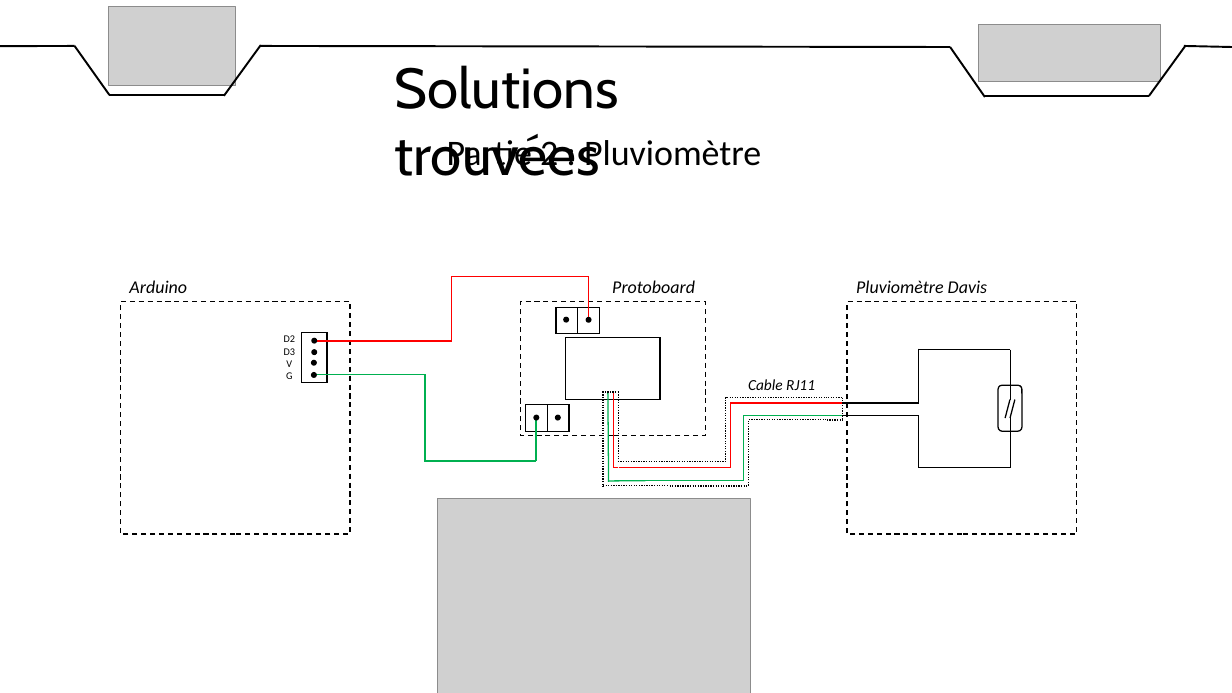
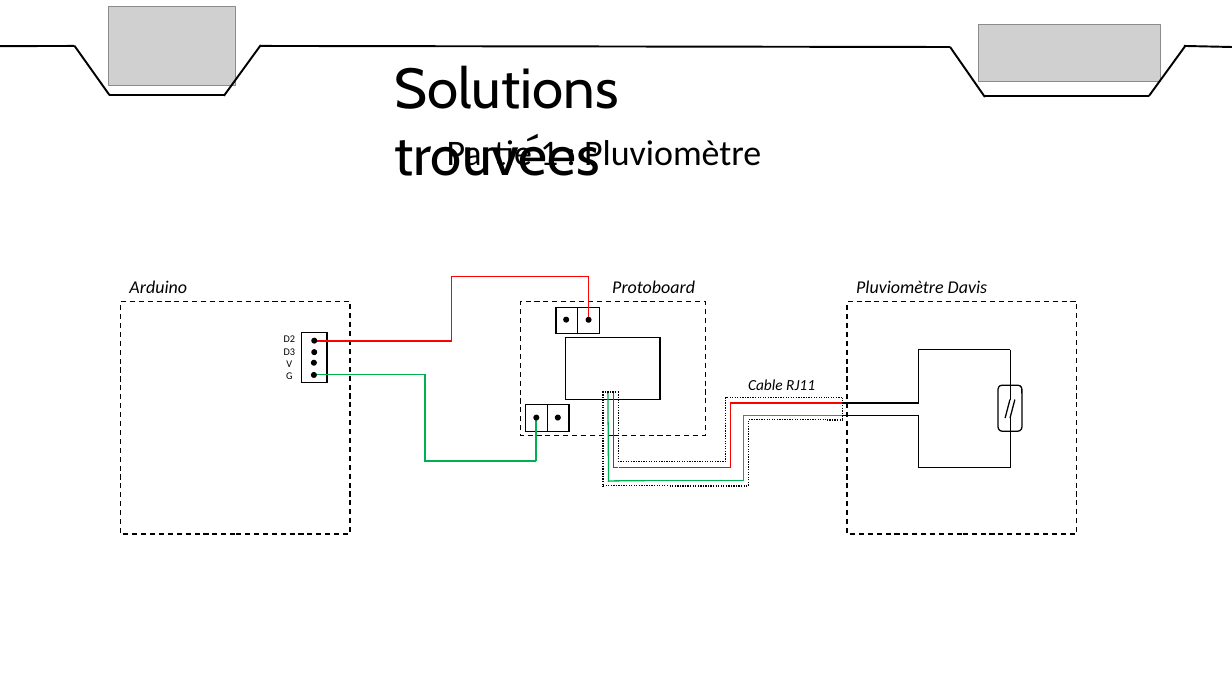
Before and after one commit to DylanChe/SupervisionSerre, a slide deck: slide 11 of oral_projet/revue_2/diaporama_revue_2_dylan.pptx. Drawn at 1232x693 pixels with LibreOffice and Linux fonts; fonts in the diff are those of the drawing; grey boxes stand for pictures. Boxes give left, top, right and bottom in pixels: in the first picture for what was removed or moved away, otherwise in the second. Text is boxed around its words. In the diff, an @@ line names an element or a change of style, - is before the commit and + after.

```diff
--- a/oral_projet/revue_2/diaporama_revue_2_dylan.pptx
+++ b/oral_projet/revue_2/diaporama_revue_2_dylan.pptx
@@ text at box(447, 136, 761, 174): text changed @@
-Partie 2 : Pluviomètre
+Partie 1 : Pluviomètre
@@ picture removed at box(437, 498, 750, 693) @@
```
Also in this commit, not shown: 3 other slides changed, 1 slide added.
